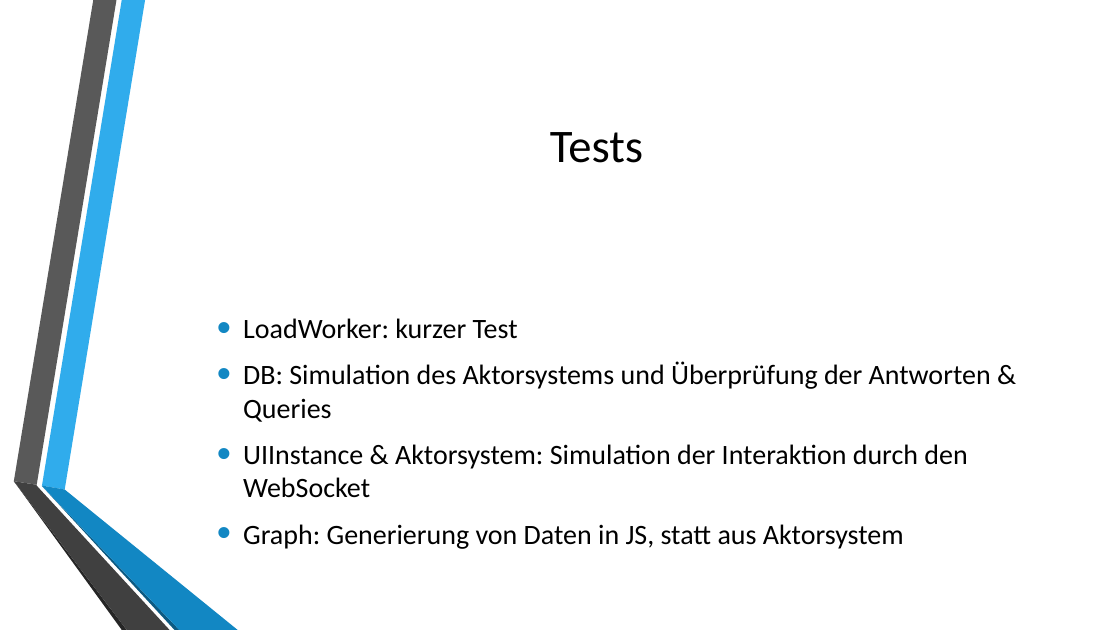
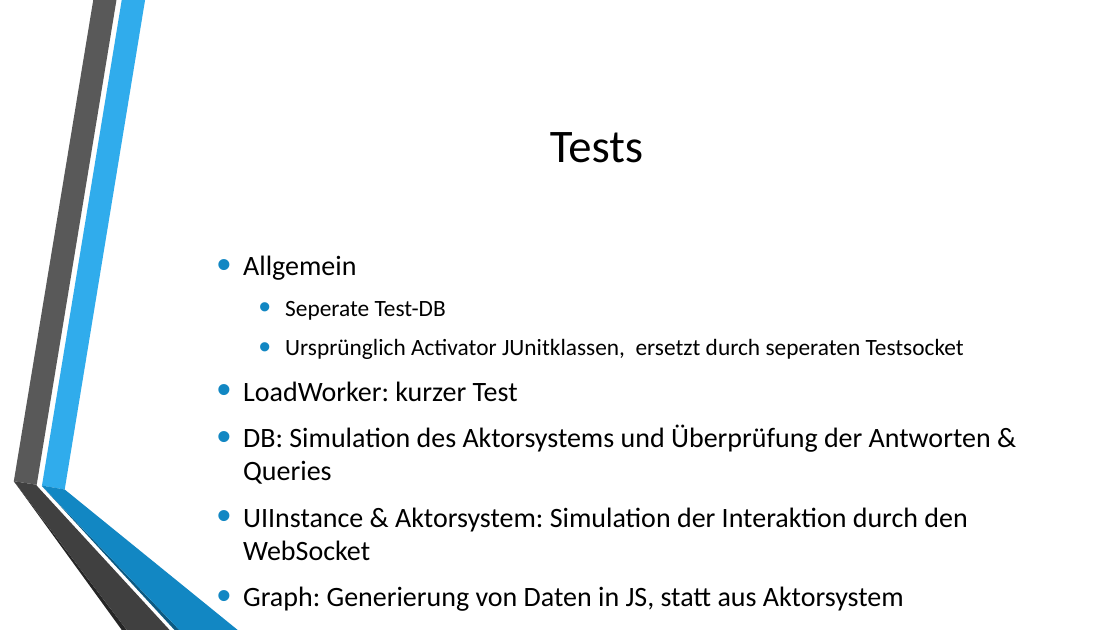
Before and after one commit to autarchprinceps/Reactive-Load-Generator, a slide deck: slide 7 of Dokumentation/Präsentation.pptx. Drawn at 1120x630 pixels with LibreOffice and Linux fonts; fonts in the diff are those of the drawing; background and template pictures are left out. Boxes give left, top, right and bottom in pixels: in the first picture for what was removed or moved away, otherwise in the second. Text is boxed around its words. In the diff, an @@ line names an element or a change of style, - is before the commit and + after.

```diff
--- a/Dokumentation/Präsentation.pptx
+++ b/Dokumentation/Präsentation.pptx
@@ text at (x1=243, y1=255, x2=964, y2=359): paragraphs added @@
+• Allgemein
+  • Seperate Test-DB
+  • Ursprünglich Activator JUnitklassen, ersetzt durch seperaten Testsocket
```
Also in this commit, not shown: 1 other slide changed.
